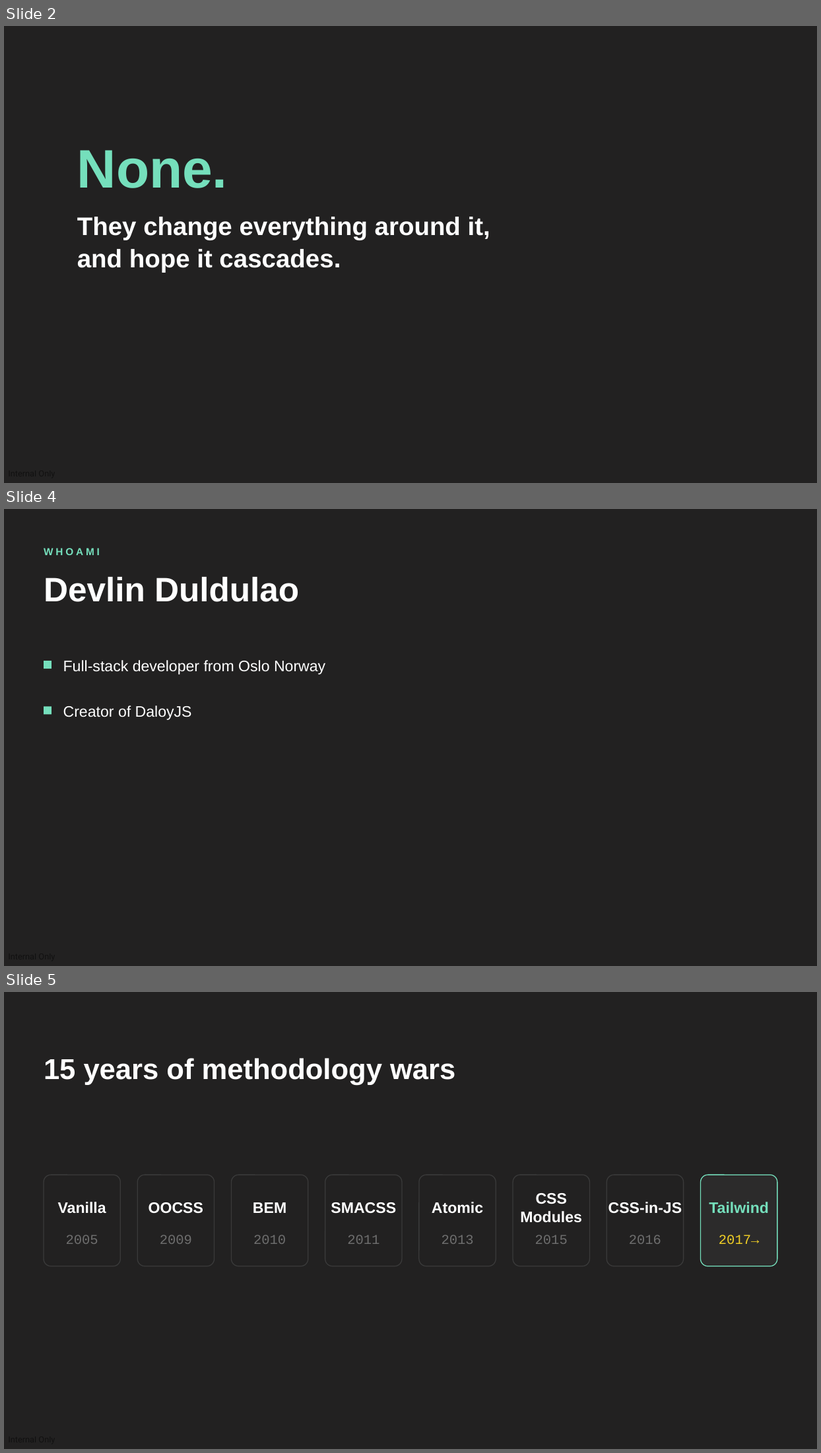
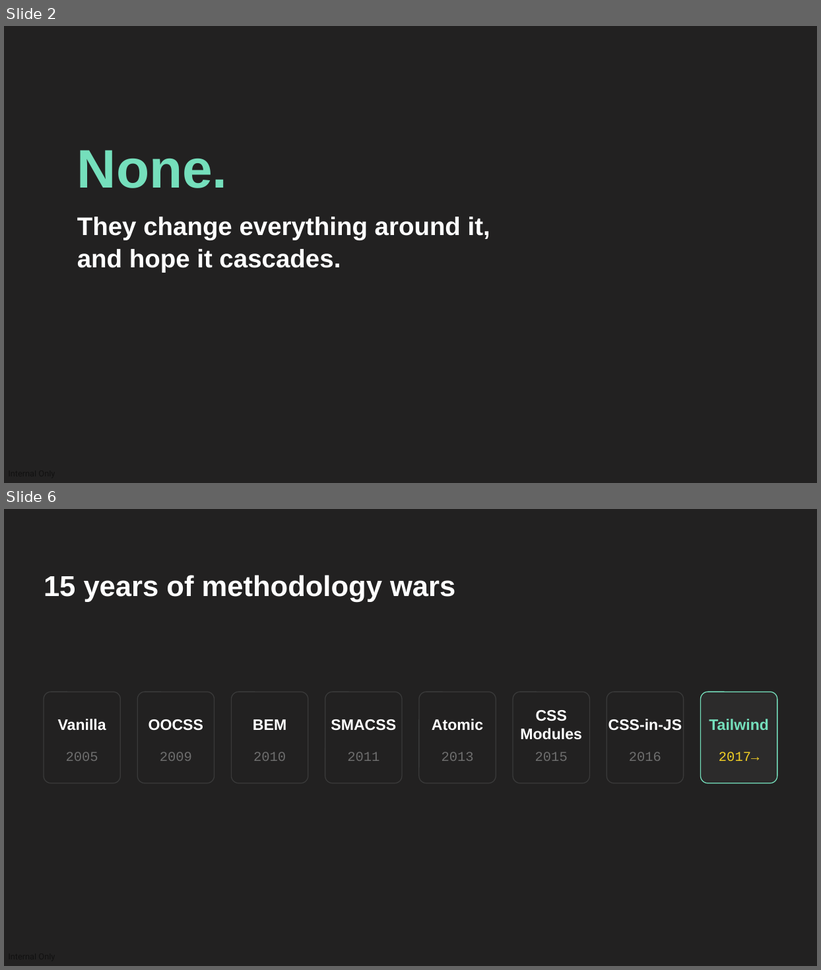
Before and after one commit to devlinduldulao/llm-loves-tailwind-and-js, a slide deck: why-llms-love-tailwind-conf.pptx. Shown one above the other, each under a label of ours: slides 2, 4 and 5 before the commit, slides 2 and 6 after it; the slides between them are not shown. The pictures are 821x1453 and 821x970 pixels, drawn with LibreOffice and Linux fonts; fonts in the diff are those of the drawing. Boxes give left, top, right and bottom in pixels: in the first picture for what was removed or moved away, otherwise in the second. Text is boxed around its words. In the diff, an @@ line names an element or a change of style, - is before the commit and + after.

```diff
--- a/why-llms-love-tailwind-conf.pptx
+++ b/why-llms-love-tailwind-conf.pptx
@@ slide 4 removed at box(4, 509, 817, 966), background #222121 @@
@@ text removed at box(44, 548, 100, 555) @@
-WHOAMI
@@ text removed at box(44, 576, 299, 602) @@
-Devlin Duldulao
@@ rectangle removed at box(44, 661, 52, 669) @@
@@ text removed at box(63, 660, 325, 675) @@
-Full-stack developer from Oslo Norway
@@ rectangle removed at box(44, 706, 52, 714) @@
@@ text removed at box(63, 706, 192, 720) @@
-Creator of DaloyJS
@@ what was slide 5 is now slide 6 @@
```
Also in this commit, not shown: 1 slide changed, 3 slides added, 2 other files.
